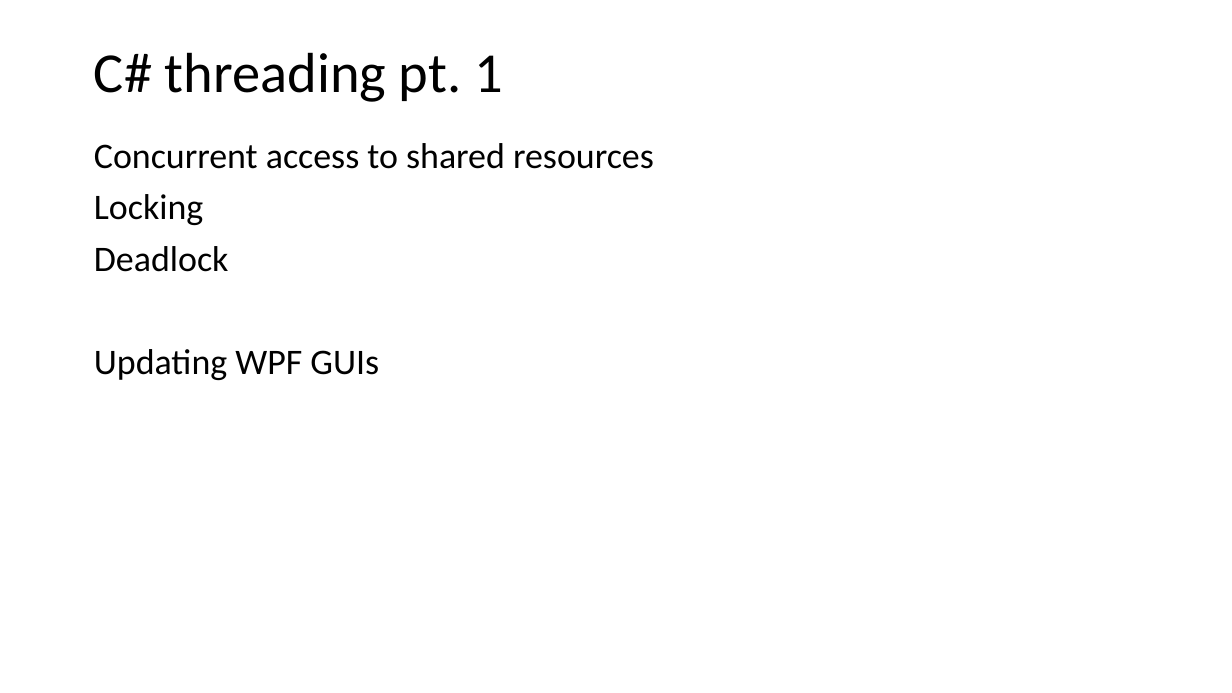
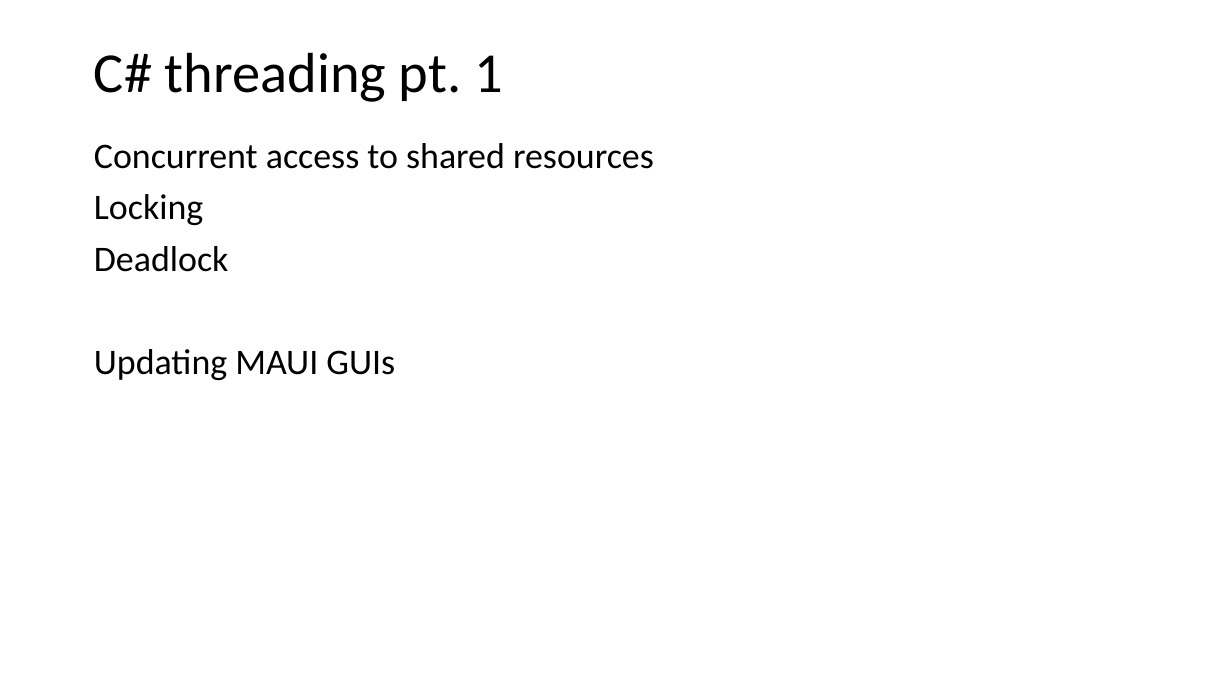
Before and after one commit to codesmurf/st3its3_teaching, a slide deck: slide 2 of 07 Thread Synchronization 1/Thread Synchronization.pptx (slide 3 before the commit). Drawn at 1232x693 pixels with LibreOffice and Linux fonts; fonts in the diff are those of the drawing. Boxes give left, top, right and bottom in pixels: in the first picture for what was removed or moved away, otherwise in the second. Text is boxed around its words. In the diff, an @@ line names an element or a change of style, - is before the commit and + after.

```diff
--- a/07 Thread Synchronization 1/Thread Synchronization.pptx
+++ b/07 Thread Synchronization 1/Thread Synchronization.pptx
@@ text at <box>94,349,395,380</box>: text changed @@
-Updating WPF GUIs
+Updating MAUI GUIs
```
Also in this commit, not shown: 9 other slides changed, 6 slides added, 1 slide removed, 3 other files.
